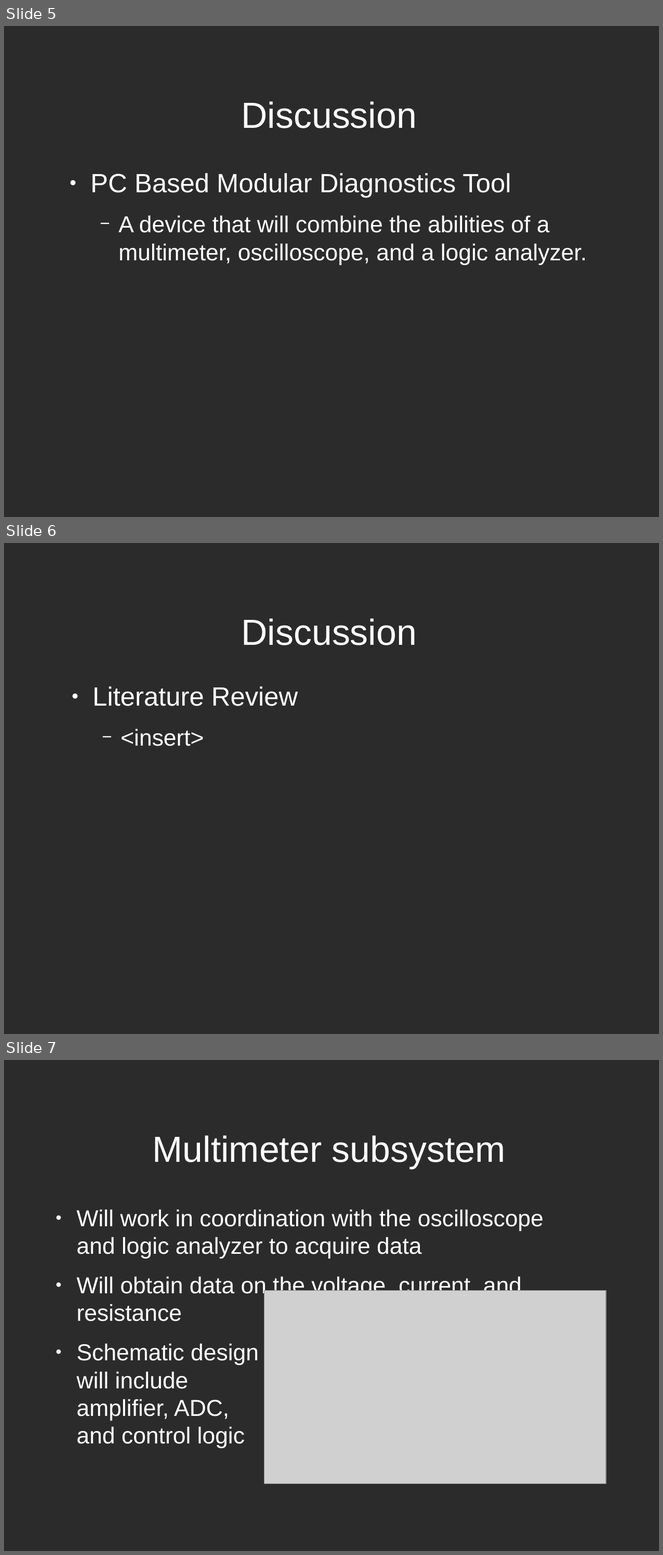
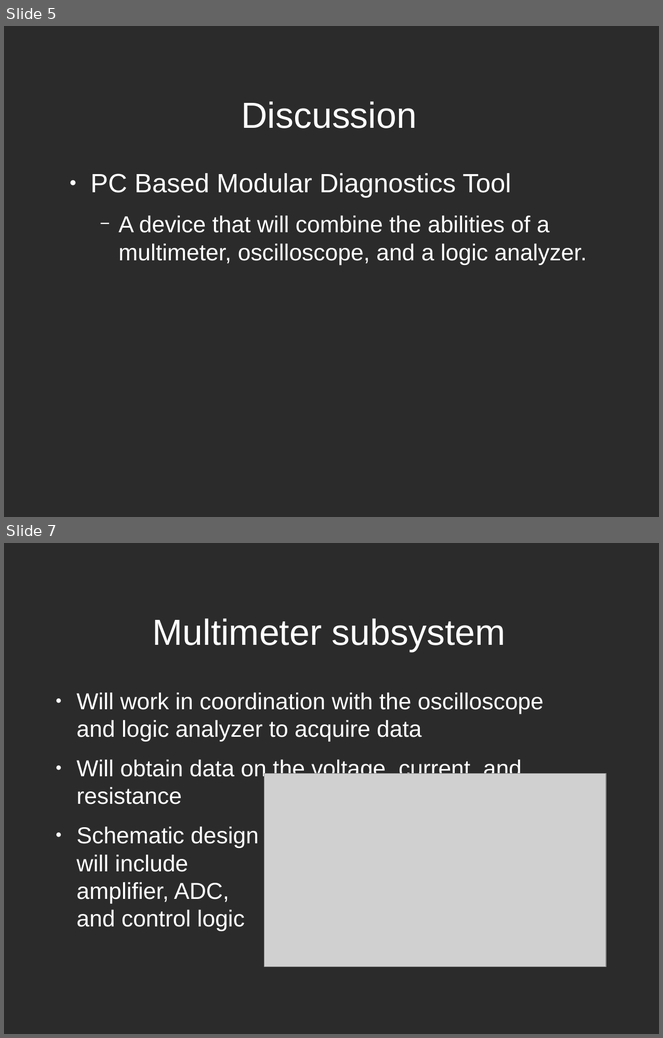
Before and after one commit to lordofhyphens/ece495a, a slide deck: Team 74 Proposal Presentation.odp. Shown one above the other, each under a label of ours: slides 5, 6 and 7 before the commit, slides 5 and 7 after it; the slides between them are not shown. The pictures are 663x1555 and 663x1038 pixels, drawn with LibreOffice and Linux fonts; fonts in the diff are those of the drawing; grey boxes stand for pictures; background and template pictures are left out; a plain dark background stands for a picture behind light text. Boxes give left, top, right and bottom in pixels: in the first picture for what was removed or moved away, otherwise in the second. Text is boxed around its words. In the diff, an @@ line names an element or a change of style, - is before the commit and + after.

```diff
--- a/Team 74 Proposal Presentation.odp
+++ b/Team 74 Proposal Presentation.odp
@@ slide 6 removed at (4, 543, 659, 1034), background picture (left out) @@
@@ title removed at (241, 618, 417, 645) @@
-Discussion
@@ text removed at (92, 687, 298, 746) @@
-● Literature Review
-  − <insert>
```
Also in this commit, not shown: 2 slides changed, 5 slides added, 1 other slide removed, 2 other files.
